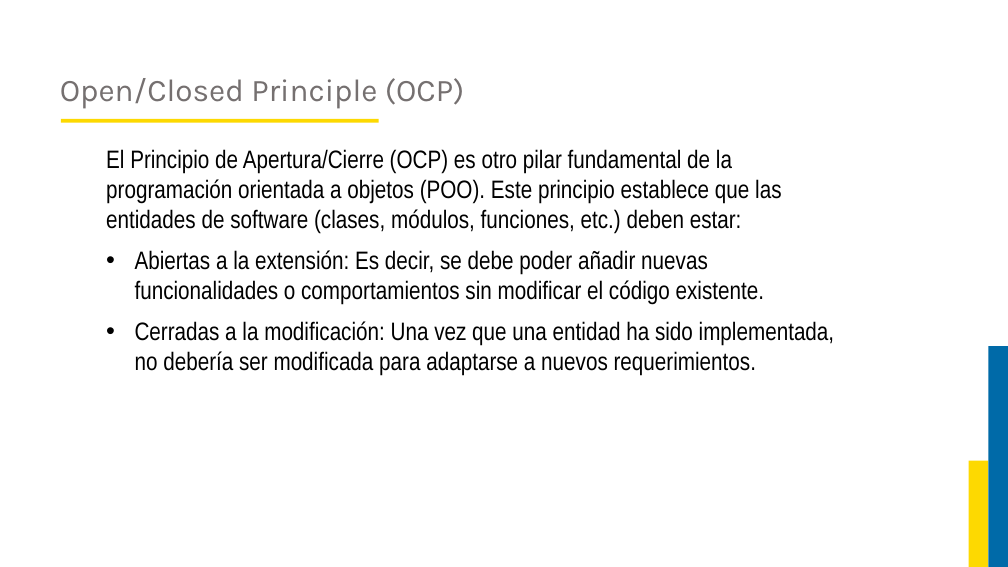
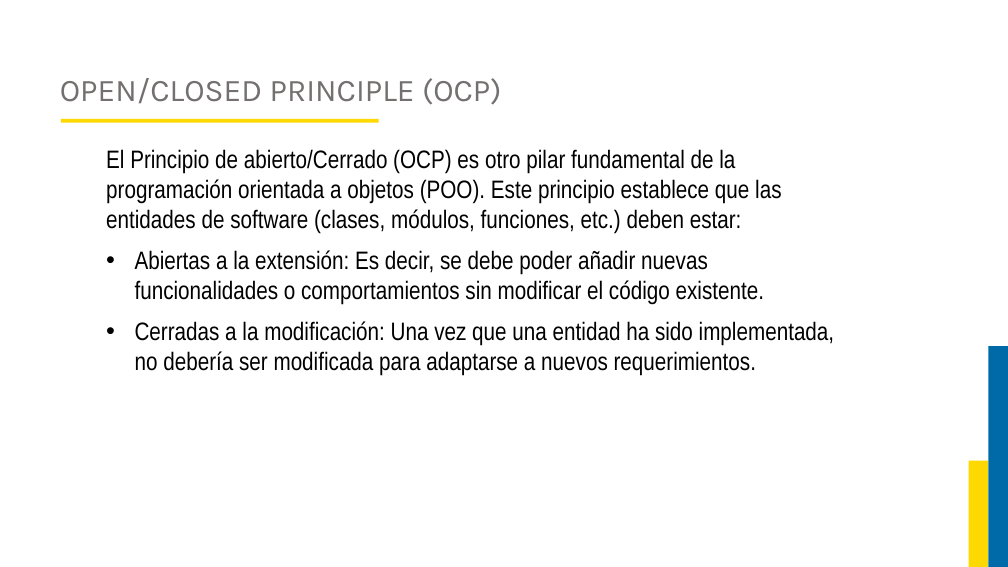
Before and after one commit to JorgeAlejandroAguirreGutierrez/proyecto-luis, a slide deck: slide 32 of Curso Ingenieria del Software 2/Diapositivas.pptx (slide 21 before the commit). Drawn at 1008x567 pixels with LibreOffice and Linux fonts; fonts in the diff are those of the drawing; background and template pictures are left out. Boxes give left, top, right and bottom in pixels: in the first picture for what was removed or moved away, otherwise in the second. Text is boxed around its words. In the diff, an @@ line names an element or a change of style, - is before the commit and + after.

```diff
--- a/Curso Ingenieria del Software 2/Diapositivas.pptx
+++ b/Curso Ingenieria del Software 2/Diapositivas.pptx
@@ title at (60,78,501,105): text changed @@
-Open/Closed Principle (OCP)
+OPEN/CLOSED PRINCIPLE (OCP)
@@ text at (106,149,781,234): text changed @@
-El Principio de Apertura/Cierre (OCP) es otro pilar fundamental de la programación orientada a objetos (POO). Este principio establece que las entidades de software (clases, módulos, funciones, etc.) deben estar:
+El Principio de abierto/Cerrado (OCP) es otro pilar fundamental de la programación orientada a objetos (POO). Este principio establece que las entidades de software (clases, módulos, funciones, etc.) deben estar:
```
Also in this commit, not shown: 11 other slides changed, 70 slides added, 2 slides removed, 1 other file.
